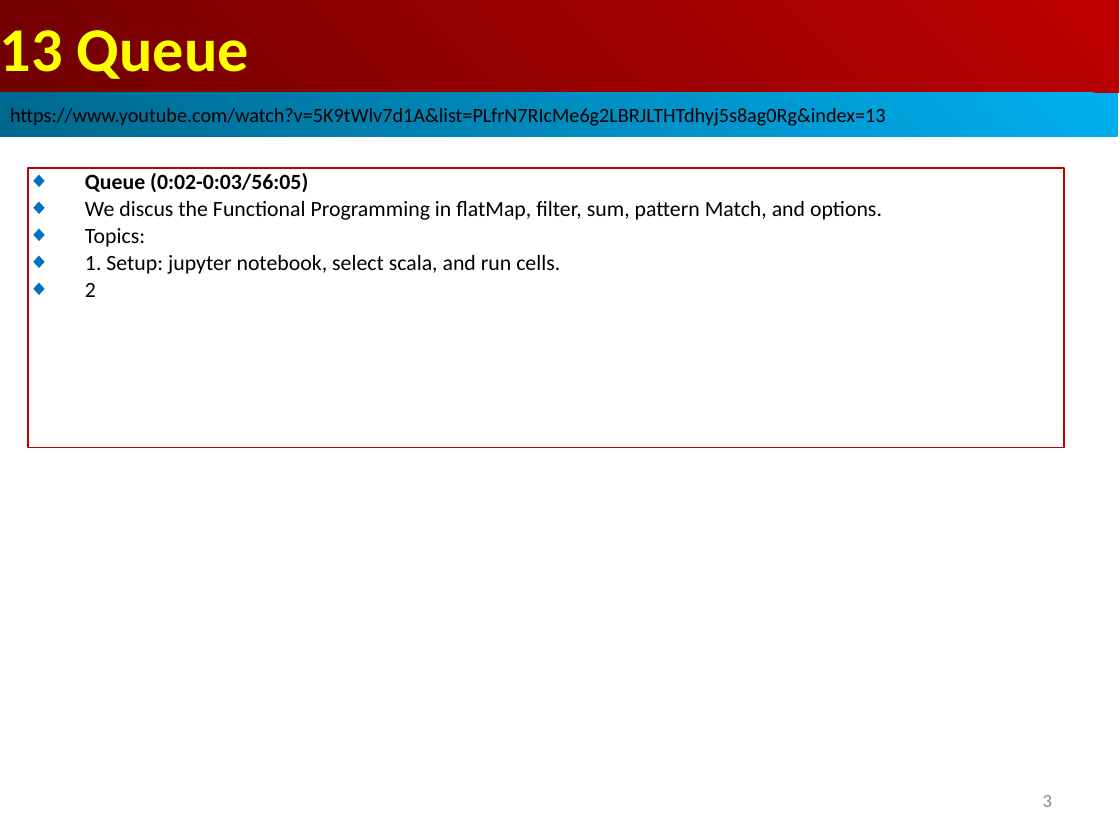
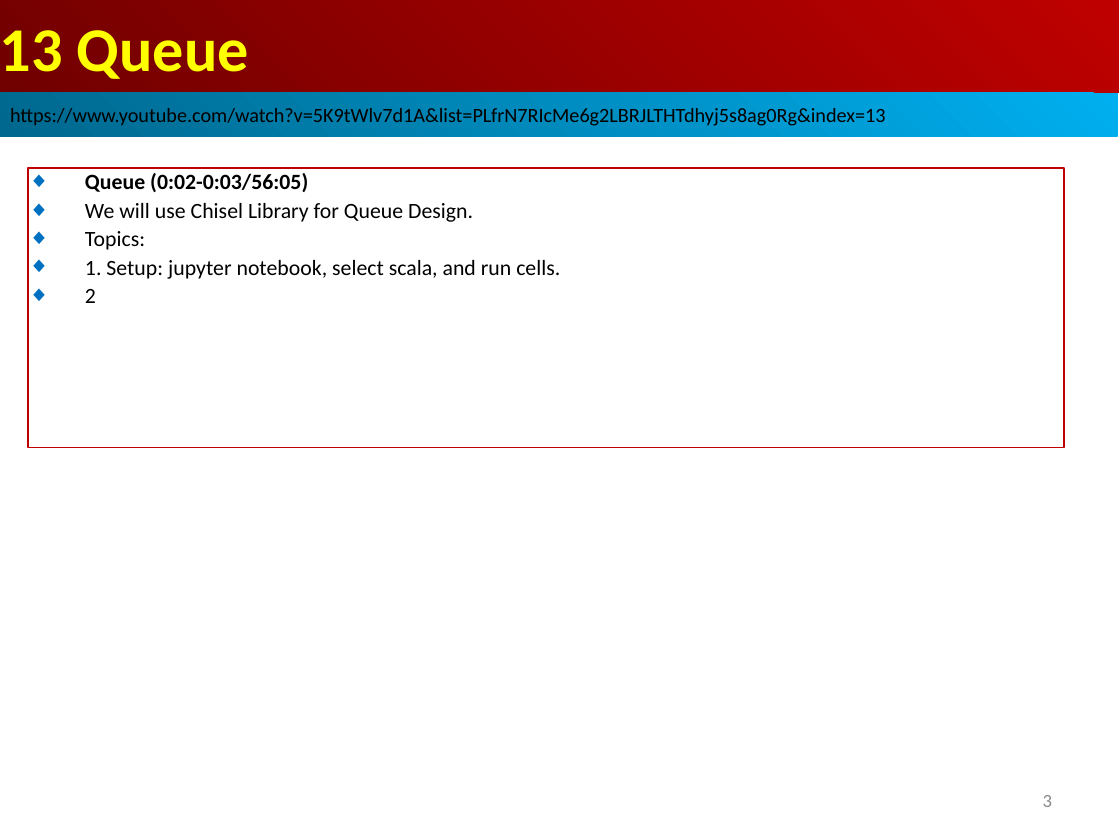
Before and after one commit to peterhchen/AIU_CS800_Chisel, a slide deck: slide 3 of 500_UCSC_HWD/013_Queue/001_Video/013.Queue.ppt. Drawn at 1120x840 pixels with LibreOffice and Linux fonts; fonts in the diff are those of the drawing. Boxes give left, top, right and bottom in pixels: in the first picture for what was removed or moved away, otherwise in the second. Text is boxed around its words. In the diff, an @@ line names an element or a change of style, - is before the commit and + after.

```diff
--- a/500_UCSC_HWD/013_Queue/001_Video/013.Queue.ppt
+++ b/500_UCSC_HWD/013_Queue/001_Video/013.Queue.ppt
@@ text in rectangle at (85, 203, 473, 222): text changed @@
-◆ We discus the Functional Programming in flatMap, filter, sum, pattern Match, and options.
+◆ We will use Chisel Library for Queue Design.
```
Also in this commit, not shown: 20 other slides changed, 7 slides added, 30 slides removed.
